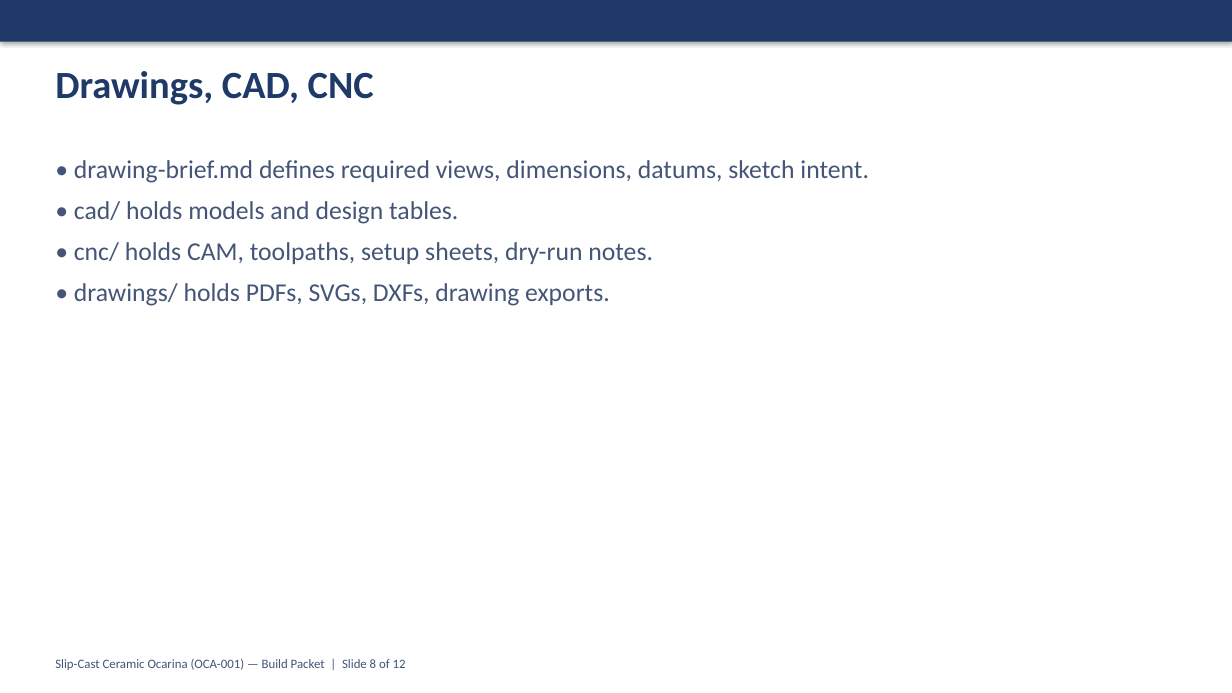
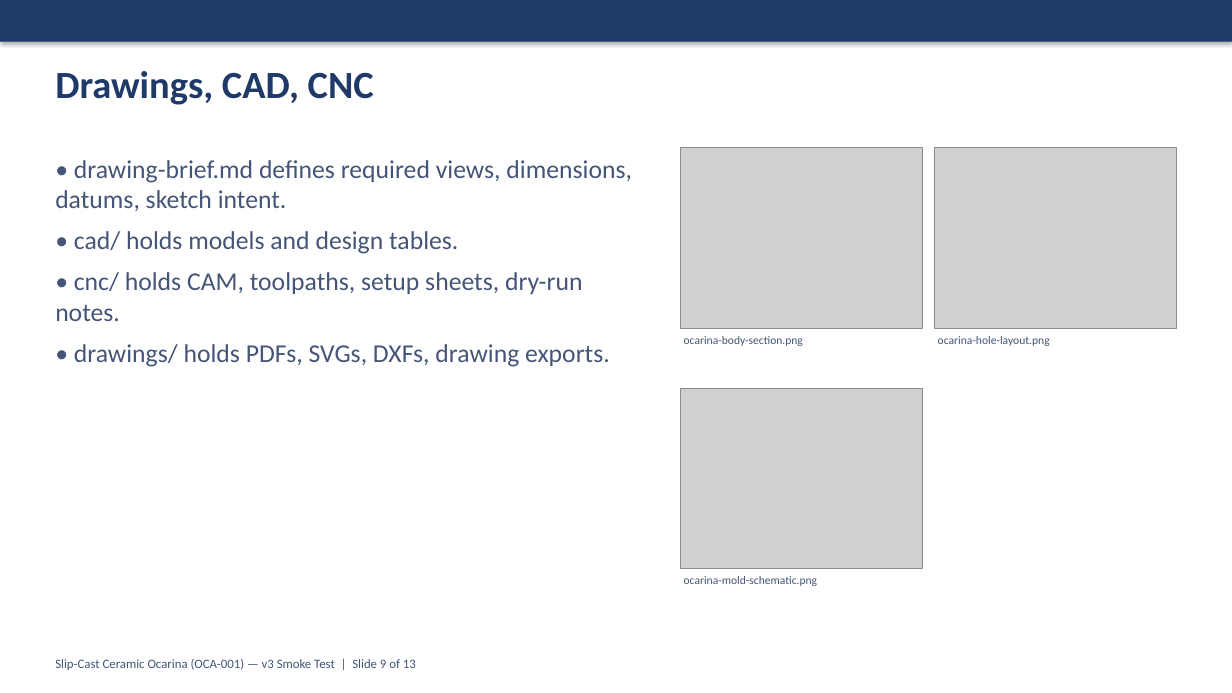
Before and after one commit to tonykoop/ocarina, a slide deck: slide 9 of capstone-deck.pptx (slide 8 before the commit). Drawn at 1232x693 pixels with LibreOffice and Linux fonts; fonts in the diff are those of the drawing; grey boxes stand for pictures. Boxes give left, top, right and bottom in pixels: in the first picture for what was removed or moved away, otherwise in the second. Text is boxed around its words. In the diff, an @@ line names an element or a change of style, - is before the commit and + after.

```diff
--- a/capstone-deck.pptx
+++ b/capstone-deck.pptx
@@ text "• drawing-brief.md defines required views, ..." rewrapped from <box>74,160,869,306</box> to <box>55,160,632,367</box> @@
@@ picture added at <box>681,148,922,328</box> @@
@@ picture added at <box>935,148,1177,328</box> @@
@@ text added at <box>684,336,803,346</box>, 9 pt, text #445577 @@
+ocarina-body-section.png
@@ text added at <box>938,336,1050,346</box>, 9 pt, text #445577 @@
+ocarina-hole-layout.png
@@ picture added at <box>681,388,922,568</box> @@
@@ text added at <box>684,576,818,586</box>, 9 pt, text #445577 @@
+ocarina-mold-schematic.png
@@ text at <box>55,659,416,670</box>: text changed @@
-Slip-Cast Ceramic Ocarina (OCA-001) — Build Packet | Slide 8 of 12
+Slip-Cast Ceramic Ocarina (OCA-001) — v3 Smoke Test | Slide 9 of 13
```
Also in this commit, not shown: 11 other slides changed, 1 slide added, 8 other files.
